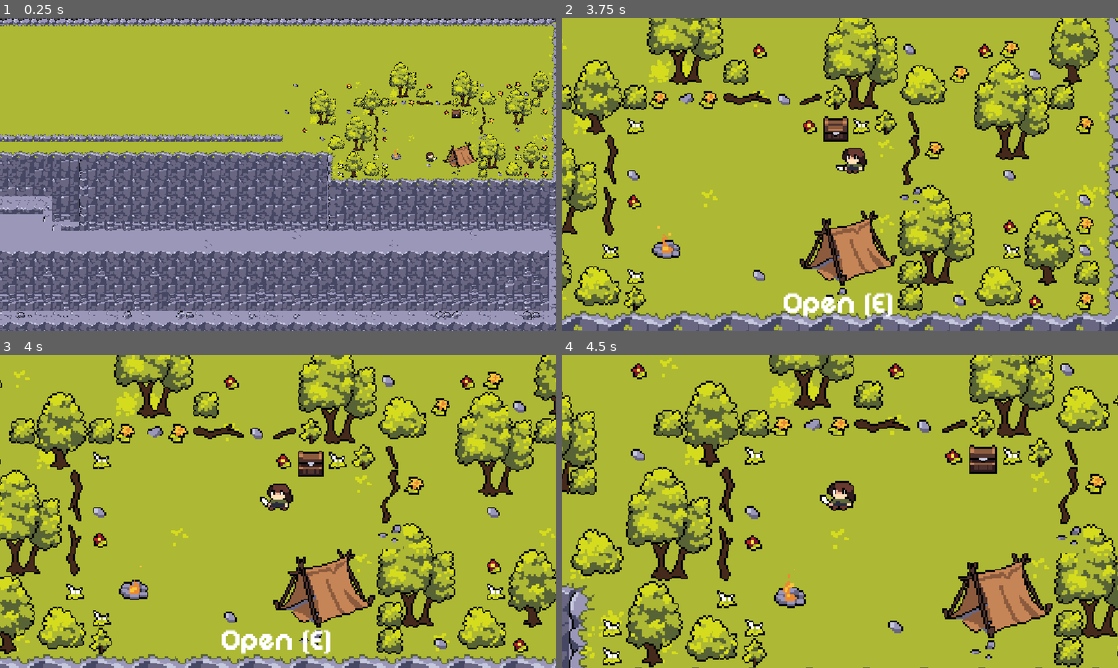
Above: before the commit, frames 1-4 (two rows, left to right).
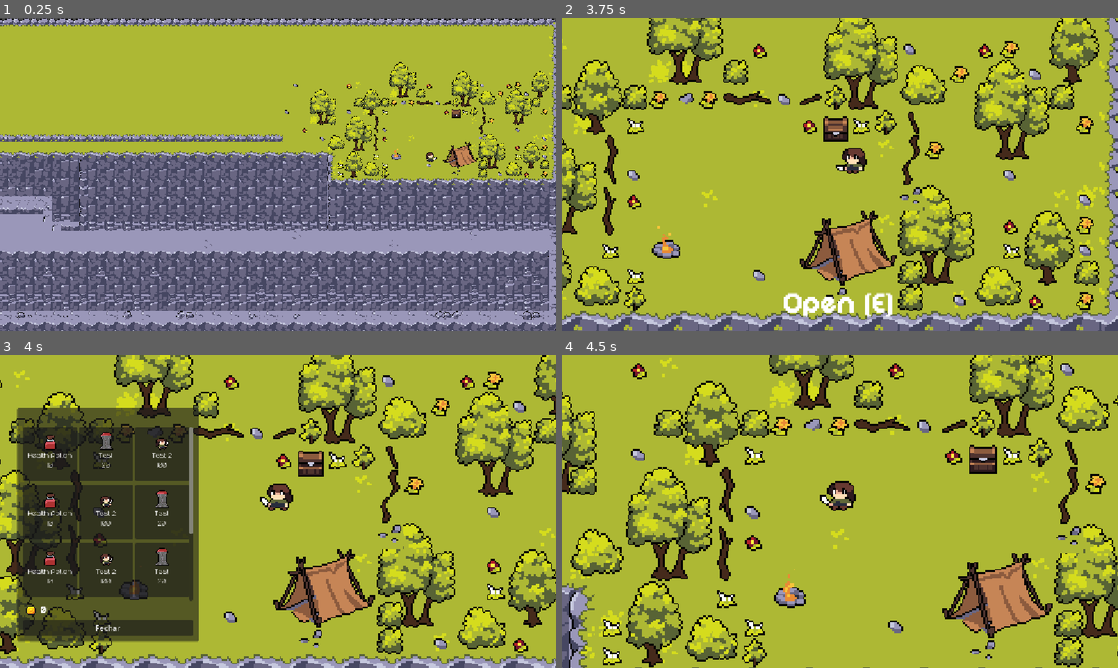
Above: after the commit, the same moments.

Repository: davisocoloski1/game_godot
Game: Godot game, scene res://scenes/shop.tscn
Two runs of this game, one before a commit and one after it. Both use one fixed random seed, a clock stepped at 60 frames per second and the inputs below. This scene is started directly instead of the project's main scene.
Inputs:
- Up to frame 1 (0.25 s): no input
- Up to frame 2 (3.75 s): hold D (right) 0.53-1.28 s; tap Space (attack) at 0.6, 1.55, 2.1, 3.05, 3.6 s; tap E (interact) at 0.8, 1.35, 2.3, 2.85 s; hold S (down) 1.28-2.03 s; hold D (right) 2.03-2.78 s; hold W (up) 2.78-3.53 s; hold A (left) from 3.53 s (still down)
- Up to frame 3 (4 s): keep holding A (left); tap E (interact) at 3.8 s
- Up to frame 4 (4.5 s): keep holding A (left); tap E (interact) at 4.35 s

Frames 1-2 are identical in both runs. In frame 3, 24% of the frame differs, in the area x 3-60%, y 16-96%; in frame 4, nothing differs.

Commit message:
feat: upgraded the use and look of shop_menu

Diff:
--- a/scenes/item_slot.tscn
+++ b/scenes/item_slot.tscn
@@ -1,23 +1,26 @@
 [gd_scene format=3 uid="uid://iyfvxrr54dyr"]
 
 [ext_resource type="Script" uid="uid://c8yftrlu1brnc" path="res://scripts/item_slot.gd" id="1_567tv"]
+[ext_resource type="FontFile" uid="uid://cf45tqvxuj0oi" path="res://assets/UI/DigitalDisco-Thin.ttf" id="2_eqbkm"]
 
 [node name="ItemSlot" type="Button" unique_id=673136953]
-custom_minimum_size = Vector2(96, 96)
-offset_right = 96.0
-offset_bottom = 96.0
+custom_minimum_size = Vector2(112, 112)
+offset_right = 112.0
+offset_bottom = 112.0
 script = ExtResource("1_567tv")
 
 [node name="MarginContainer" type="MarginContainer" parent="." unique_id=317533060]
+custom_minimum_size = Vector2(112, 112)
 layout_mode = 0
-offset_right = 40.0
-offset_bottom = 40.0
+offset_right = 112.0
+offset_bottom = 112.0
 
 [node name="VBoxContainer" type="VBoxContainer" parent="MarginContainer" unique_id=1481375725]
 layout_mode = 2
 
 [node name="TextureRect" type="TextureRect" parent="MarginContainer/VBoxContainer" unique_id=400477498]
 custom_minimum_size = Vector2(48, 48)
+propagate_maximum_size = true
 layout_mode = 2
 mouse_filter = 2
 expand_mode = 1
@@ -25,6 +28,13 @@
 
 [node name="Label" type="Label" parent="MarginContainer/VBoxContainer" unique_id=546175425]
 layout_mode = 2
+theme_override_fonts/font = ExtResource("2_eqbkm")
+theme_override_font_sizes/font_size = 16
+horizontal_alignment = 1
 
 [node name="Label2" type="Label" parent="MarginContainer/VBoxContainer" unique_id=862176973]
+propagate_maximum_size = true
 layout_mode = 2
+theme_override_fonts/font = ExtResource("2_eqbkm")
+theme_override_font_sizes/font_size = 16
+horizontal_alignment = 1
--- a/scenes/shop.tscn
+++ b/scenes/shop.tscn
@@ -5,6 +5,7 @@
 [ext_resource type="PackedScene" uid="uid://co8f3mbj71r74" path="res://scenes/player.tscn" id="2_032fp"]
 [ext_resource type="Texture2D" uid="uid://c1vfrw243j4lf" path="res://assets/Tiled/Tiled_animation_32px.png" id="3_2fc2m"]
 [ext_resource type="FontFile" uid="uid://dqoe86wxkim4e" path="res://assets/UI/DigitalDisco.ttf" id="4_2fc2m"]
+[ext_resource type="PackedScene" uid="uid://b0w1w0qu6wsrs" path="res://scenes/shop_menu.tscn" id="5_8r1wq"]
 
 [sub_resource type="TileSetAtlasSource" id="TileSetAtlasSource_8r1wq"]
 texture = ExtResource("1_1l46r")
@@ -696,6 +697,13 @@
 horizontal_alignment = 1
 vertical_alignment = 1
 
+[node name="ShopMenu" parent="Player/CanvasLayer" unique_id=300142159 instance=ExtResource("5_8r1wq")]
+visible = false
+offset_left = 6.0
+offset_top = 80.0
+offset_right = 6.0
+offset_bottom = 80.0
+
 [node name="Bonfire" type="StaticBody2D" parent="." unique_id=1910994263]
 position = Vector2(860, 247)
 collision_mask = 0
@@ -735,7 +743,7 @@
 shape = SubResource("RectangleShape2D_yrccr")
 
 [node name="Timer" type="Timer" parent="." unique_id=1513267951]
-wait_time = 0.009999999999999998
+wait_time = 0.00999999999999999
 autostart = true
 
 [connection signal="body_entered" from="Bonfire/InterectArea" to="." method="_on_bonfire_interect_area_body_entered"]
--- a/scenes/shop_menu.tscn
+++ b/scenes/shop_menu.tscn
@@ -1,4 +1,13 @@
 [gd_scene format=3 uid="uid://b0w1w0qu6wsrs"]
+
+[ext_resource type="Script" uid="uid://1jmisg0tovea" path="res://scripts/shop_menu.gd" id="1_76m3e"]
+[ext_resource type="Script" uid="uid://bohmfrs3v11hc" path="res://scripts/item_data.gd" id="2_cql4u"]
+[ext_resource type="Resource" uid="uid://ctrramfsasav2" path="res://scripts/heal_potion.tres" id="3_xw4en"]
+[ext_resource type="PackedScene" uid="uid://iyfvxrr54dyr" path="res://scenes/item_slot.tscn" id="4_bq4yc"]
+[ext_resource type="Resource" uid="uid://do016ba4p043c" path="res://scripts/test.tres" id="4_cql4u"]
+[ext_resource type="Resource" uid="uid://dfmitlgsef2vo" path="res://scripts/test2.tres" id="5_xw4en"]
+[ext_resource type="Texture2D" uid="uid://drm30xum71wg0" path="res://assets/Items/coin/coin1.png" id="7_bq4yc"]
+[ext_resource type="FontFile" uid="uid://dqoe86wxkim4e" path="res://assets/UI/DigitalDisco.ttf" id="8_lngpu"]
 
 [node name="ShopMenu" type="Control" unique_id=300142159]
 layout_mode = 3
@@ -7,12 +16,17 @@
 anchor_bottom = 1.0
 grow_horizontal = 2
 grow_vertical = 2
+script = ExtResource("1_76m3e")
+items = Array[ExtResource("2_cql4u")]([ExtResource("3_xw4en"), ExtResource("4_cql4u"), ExtResource("5_xw4en"), ExtResource("3_xw4en"), ExtResource("5_xw4en"), ExtResource("4_cql4u"), ExtResource("3_xw4en"), ExtResource("5_xw4en"), ExtResource("4_cql4u"), ExtResource("3_xw4en"), ExtResource("5_xw4en"), ExtResource("4_cql4u"), ExtResource("3_xw4en"), ExtResource("5_xw4en"), ExtResource("4_cql4u")])
+slot_scene = ExtResource("4_bq4yc")
 
 [node name="PanelContainer" type="PanelContainer" parent="." unique_id=857958029]
-custom_minimum_size = Vector2(400, 300)
+custom_minimum_size = Vector2(360, 300)
 layout_mode = 1
-offset_right = 40.0
-offset_bottom = 40.0
+offset_left = 30.0
+offset_top = 30.0
+offset_right = 390.0
+offset_bottom = 476.0
 
 [node name="MarginContainer" type="MarginContainer" parent="PanelContainer" unique_id=456884166]
 layout_mode = 2
@@ -21,14 +35,45 @@
 theme_override_constants/margin_right = 12
 theme_override_constants/margin_bottom = 12
 
-[node name="VBoxContainer" type="VBoxContainer" parent="PanelContainer/MarginContainer" unique_id=75912202]
+[node name="VBoxContainer" type="VBoxContainer" parent="PanelContainer/MarginContainer" unique_id=1499546379]
 layout_mode = 2
 
 [node name="Label" type="Label" parent="PanelContainer/MarginContainer/VBoxContainer" unique_id=1972109270]
 layout_mode = 2
 
-[node name="GridContainer" type="GridContainer" parent="PanelContainer/MarginContainer/VBoxContainer" unique_id=1818799214]
+[node name="ScrollContainer" type="ScrollContainer" parent="PanelContainer/MarginContainer/VBoxContainer" unique_id=448668800]
+custom_minimum_size = Vector2(0, 360)
+layout_mode = 2
+horizontal_scroll_mode = 0
+
+[node name="GridContainer" type="GridContainer" parent="PanelContainer/MarginContainer/VBoxContainer/ScrollContainer" unique_id=1818799214]
+layout_mode = 2
+size_flags_vertical = 3
+theme_override_constants/v_separation = 8
+columns = 3
+
+[node name="HBoxContainer" type="HBoxContainer" parent="PanelContainer/MarginContainer/VBoxContainer" unique_id=1124418417]
+custom_minimum_size = Vector2(336, 32)
 layout_mode = 2
 
+[node name="TextureRect" type="TextureRect" parent="PanelContainer/MarginContainer/VBoxContainer/HBoxContainer" unique_id=774610851]
+custom_minimum_size = Vector2(32, 32)
+layout_mode = 2
+texture = ExtResource("7_bq4yc")
+
+[node name="CoinsLabel" type="Label" parent="PanelContainer/MarginContainer/VBoxContainer/HBoxContainer" unique_id=1666171908]
+custom_minimum_size = Vector2(0, 32)
+propagate_maximum_size = true
+layout_mode = 2
+size_flags_horizontal = 3
+theme_override_fonts/font = ExtResource("8_lngpu")
+theme_override_font_sizes/font_size = 24
+vertical_alignment = 1
+
 [node name="Button" type="Button" parent="PanelContainer/MarginContainer/VBoxContainer" unique_id=915293594]
+custom_minimum_size = Vector2(336, 32)
 layout_mode = 2
+text = "Fechar
+"
+
+[connection signal="pressed" from="PanelContainer/MarginContainer/VBoxContainer/Button" to="." method="_on_button_pressed"]
--- a/scripts/globals.gd
+++ b/scripts/globals.gd
@@ -6,6 +6,8 @@
 var enemies_this_round: int = enemies_per_round
 var enemies_multiplier: float = 1.2
 var enemies_alive: int = 0
+
+var player_coins: int = 0
 
 func finish_round():
 	if enemies_alive > 0:
--- a/scripts/heal_potion.tres
+++ b/scripts/heal_potion.tres
@@ -7,46 +7,11 @@
 atlas = ExtResource("2_ank71")
 region = Rect2(0, 0, 32, 32)
 
-[sub_resource type="AtlasTexture" id="AtlasTexture_jqgys"]
-atlas = ExtResource("2_ank71")
-region = Rect2(32, 0, 32, 32)
-
-[sub_resource type="AtlasTexture" id="AtlasTexture_2ei12"]
-atlas = ExtResource("2_ank71")
-region = Rect2(64, 0, 32, 32)
-
-[sub_resource type="AtlasTexture" id="AtlasTexture_ee4pn"]
-atlas = ExtResource("2_ank71")
-region = Rect2(96, 0, 32, 32)
-
-[sub_resource type="AtlasTexture" id="AtlasTexture_1hg1i"]
-atlas = ExtResource("2_ank71")
-region = Rect2(128, 0, 32, 32)
-
-[sub_resource type="AtlasTexture" id="AtlasTexture_ufupm"]
-atlas = ExtResource("2_ank71")
-region = Rect2(160, 0, 32, 32)
-
 [sub_resource type="SpriteFrames" id="SpriteFrames_ank71"]
 animations = [{
 "frames": [{
 "duration": 1.0,
 "texture": SubResource("AtlasTexture_j3rjx")
-}, {
-"duration": 1.0,
-"texture": SubResource("AtlasTexture_jqgys")
-}, {
-"duration": 1.0,
-"texture": SubResource("AtlasTexture_2ei12")
-}, {
-"duration": 1.0,
-"texture": SubResource("AtlasTexture_ee4pn")
-}, {
-"duration": 1.0,
-"texture": SubResource("AtlasTexture_1hg1i")
-}, {
-"duration": 1.0,
-"texture": SubResource("AtlasTexture_ufupm")
 }],
 "loop": 2,
 "name": &"idle",
@@ -56,5 +21,6 @@
 [resource]
 script = ExtResource("1_sntu5")
 name = "Health Potion"
+price = 10
 sprite_frames = SubResource("SpriteFrames_ank71")
 metadata/_custom_type_script = "uid://bohmfrs3v11hc"
--- a/scripts/item_data.gd
+++ b/scripts/item_data.gd
@@ -7,4 +7,5 @@
 
 @export var name: String
 @export var effect: Effect
+@export var price: int
 @export var sprite_frames: SpriteFrames
--- a/scripts/item_slot.gd
+++ b/scripts/item_slot.gd
@@ -7,8 +7,8 @@
 func setup(data: ItemData):
 	item = data
 	$MarginContainer/VBoxContainer/TextureRect.texture = data.sprite_frames.get_frame_texture("idle", 0)
-	$MarginContainer/VBoxContainer/Label.text = data.nome
-	$MarginContainer/VBoxContainer/Label2.text = data.price
+	$MarginContainer/VBoxContainer/Label.text = data.name
+	$MarginContainer/VBoxContainer/Label2.text = str(data.price)
 
 func _ready():
 	pressed.connect(func(): buy.emit(item))
--- a/scripts/shop.gd
+++ b/scripts/shop.gd
@@ -6,6 +6,7 @@
 @onready var boundaries: StaticBody2D = $Boundaries
 @onready var chest_anim: AnimatedSprite2D = $Chest/AnimatedSprite2D
 @onready var action_label: Label = $Player/CanvasLayer/ActionLabel
+@onready var shop_menu: Control = $Player/CanvasLayer/ShopMenu
 
 
 var _is_in_chest_area: bool = false
@@ -15,12 +16,18 @@
 	camera.zoom = Vector2(1, 1)
 	camera.enabled = true
 	camera.align()
+	shop_menu.close.connect(_on_closed)
+
+
+func _on_closed():
+	shop_menu.visible = false
 
 
 func _physics_process(delta: float) -> void:
 	if Input.is_action_just_released("interact"):
 		if _is_in_chest_area:
-			pass
+			shop_menu.visible = true
+			action_label.text = ""
 		if _is_in_bonfire_area:
 			Globals.next_round()
 			get_tree().change_scene_to_file("res://scenes/game.tscn")
@@ -46,6 +53,7 @@
 	action_label.text = ""
 	chest_anim.play("close")
 	_is_in_chest_area = false
+	shop_menu.visible = false
 
 
 func _on_bonfire_interect_area_body_exited(body: Node2D) -> void:
--- /dev/null
+++ b/scripts/shop_menu.gd
@@ -0,0 +1,26 @@
+extends Control
+
+
+signal close
+
+@export var items: Array[ItemData]
+@export var slot_scene: PackedScene
+
+@onready var grid: GridContainer = $PanelContainer/MarginContainer/VBoxContainer/ScrollContainer/GridContainer
+@onready var coins_label: Label = $PanelContainer/MarginContainer/VBoxContainer/HBoxContainer/CoinsLabel
+
+func _ready() -> void:
+	for item in items:
+		var slot = slot_scene.instantiate()
+		grid.add_child(slot)
+		slot.setup(item)
+		slot.buy.connect(_on_buy)
+		coins_label.text = str(Globals.player_coins)
+
+
+func _on_buy(item: ItemData):
+	print("Item " + item.name + " purchased.")
+
+
+func _on_button_pressed() -> void:
+	close.emit()
--- a/scripts/slime.gd
+++ b/scripts/slime.gd
@@ -78,9 +78,11 @@
 	if life <= 0:
 		state = State.DEAD
 		animated_sprite.play("dead")
+		Globals.player_coins += 1
 	else:
 		state = State.HURT
 		animated_sprite.play("hart")
+		attack_cooldown.start()
 
 	health_bar.health = life
 
--- /dev/null
+++ b/scripts/test.tres
@@ -0,0 +1,27 @@
+[gd_resource type="Resource" script_class="ItemData" format=3 uid="uid://do016ba4p043c"]
+
+[ext_resource type="Script" uid="uid://bohmfrs3v11hc" path="res://scripts/item_data.gd" id="1_0xmc5"]
+[ext_resource type="Texture2D" uid="uid://bp4oapnbkwqix" path="res://assets/Interactives/next_round_button.png" id="2_0hfiy"]
+
+[sub_resource type="AtlasTexture" id="AtlasTexture_w7y8e"]
+atlas = ExtResource("2_0hfiy")
+region = Rect2(0, 0, 32, 32)
+
+[sub_resource type="SpriteFrames" id="SpriteFrames_0hfiy"]
+animations = [{
+"frames": [{
+"duration": 1.0,
+"texture": SubResource("AtlasTexture_w7y8e")
+}],
+"loop": 1,
+"name": &"idle",
+"speed": 5.0
+}]
+
+[resource]
+script = ExtResource("1_0xmc5")
+name = "Test"
+effect = 1
+price = 20
+sprite_frames = SubResource("SpriteFrames_0hfiy")
+metadata/_custom_type_script = "uid://bohmfrs3v11hc"
--- /dev/null
+++ b/scripts/test2.tres
@@ -0,0 +1,27 @@
+[gd_resource type="Resource" script_class="ItemData" format=3 uid="uid://dfmitlgsef2vo"]
+
+[ext_resource type="Script" uid="uid://bohmfrs3v11hc" path="res://scripts/item_data.gd" id="1_uahey"]
+[ext_resource type="Texture2D" uid="uid://bpyg5ibvd30x4" path="res://assets/Characters/Character_1/Shield.png" id="2_adl8g"]
+
+[sub_resource type="AtlasTexture" id="AtlasTexture_nesgh"]
+atlas = ExtResource("2_adl8g")
+region = Rect2(0, 0, 32, 32)
+
+[sub_resource type="SpriteFrames" id="SpriteFrames_adl8g"]
+animations = [{
+"frames": [{
+"duration": 1.0,
+"texture": SubResource("AtlasTexture_nesgh")
+}],
+"loop": 1,
+"name": &"idle",
+"speed": 5.0
+}]
+
+[resource]
+script = ExtResource("1_uahey")
+name = "Test 2"
+effect = 2
+price = 100
+sprite_frames = SubResource("SpriteFrames_adl8g")
+metadata/_custom_type_script = "uid://bohmfrs3v11hc"
Binary file added: assets/Items/coin/coin.png
Not shown, added: assets/Items/coin/coin.png.import
Binary file added: assets/Items/coin/coin1.png
Not shown, added: assets/Items/coin/coin1.png.import
Not shown, added: scripts/shop_menu.gd.uid
